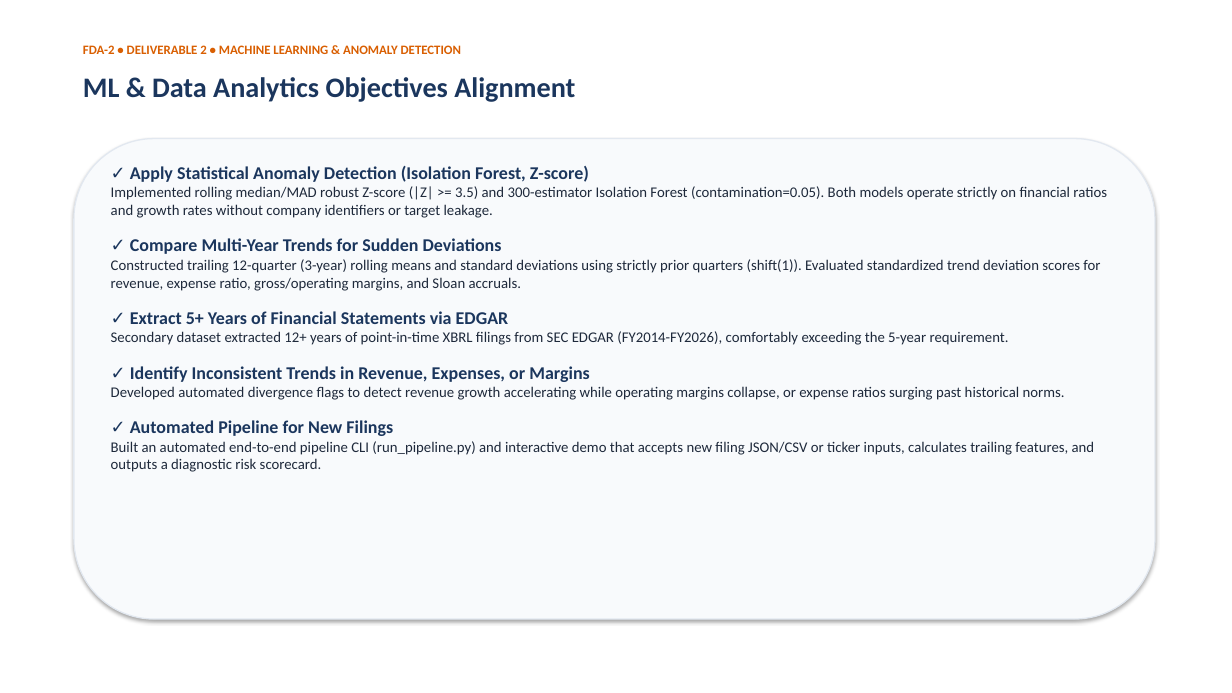
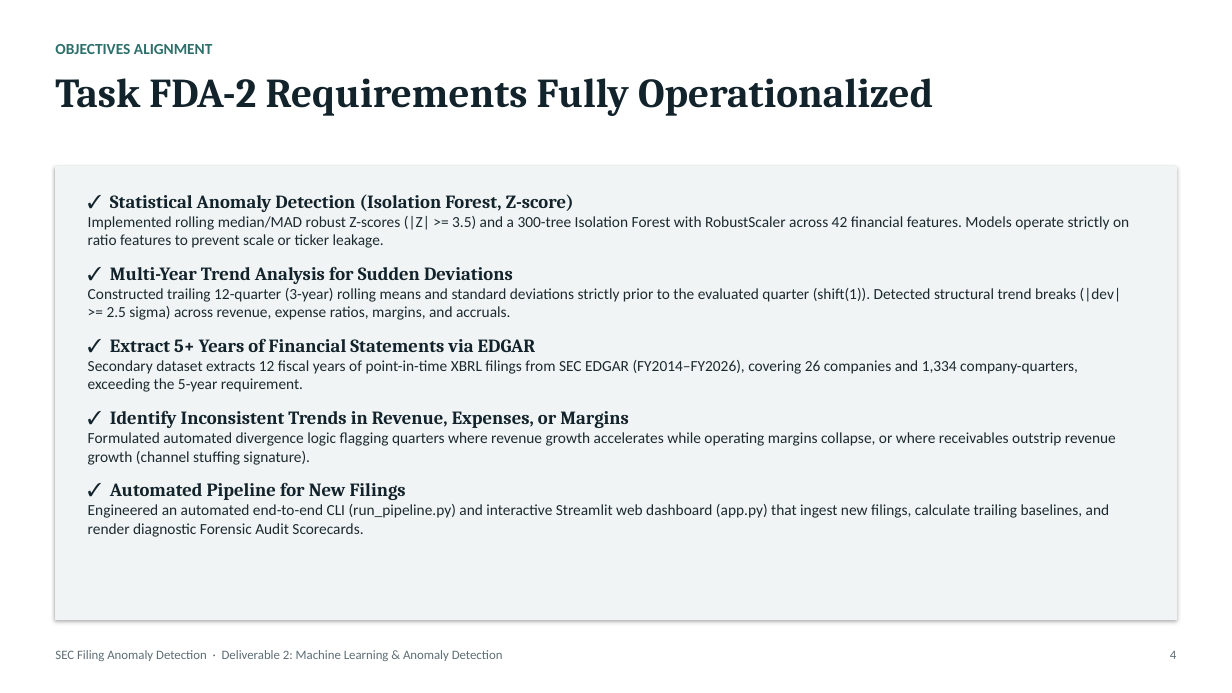
Before and after one commit to shubham-32/SEC-Filing-Anomaly-Detection, a slide deck: slide 4 of SEC_Anomaly_Detection_Deliverable2.pptx (slide 3 before the commit). Drawn at 1232x693 pixels with LibreOffice and Linux fonts; fonts in the diff are those of the drawing. Boxes give left, top, right and bottom in pixels: in the first picture for what was removed or moved away, otherwise in the second. Text is boxed around its words. In the diff, an @@ line names an element or a change of style, - is before the commit and + after.

Commit message:
Add interactive Streamlit dashboard, updated Deliverable 2 presentation styled to PPT1, and live evaluation tools

```diff
--- a/SEC_Anomaly_Detection_Deliverable2.pptx
+++ b/SEC_Anomaly_Detection_Deliverable2.pptx
@@ text at [55, 44, 213, 54]: text changed; size 22 to 12 pt; text colour #1B365D to #2E6F6A @@
-ML & Data Analytics Objectives Alignment
+OBJECTIVES ALIGNMENT
@@ text added at [55, 78, 933, 116], 32 pt, text #13232B, bold @@
+Task FDA-2 Requirements Fully Operationalized
@@ rounded rectangle removed at [74, 139, 1155, 619] @@
@@ rectangle added at [55, 166, 1177, 619], fill #F1F4F4, outline #F1F4F4 1 pt @@
@@ text at [88, 194, 1129, 320]: text changed; size 11.5 to 12 pt; text colour #1E293B to #1C2A30 @@
-✓ Apply Statistical Anomaly Detection (Isolation Forest, Z-score)
-Implemented rolling median/MAD robust Z-score (|Z| >= 3.5) and 300-estimator Isolation Forest (contamination=0.05). Both models operate strictly on financial ratios and growth rates without company identifiers or target leakage.
-✓ Compare Multi-Year Trends for Sudden Deviations
-Constructed trailing 12-quarter (3-year) rolling means and standard deviations using strictly prior quarters (shift(1)). Evaluated standardized trend deviation scores for revenue, expense ratio, gross/operating margins, and Sloan accruals.
+✓ Statistical Anomaly Detection (Isolation Forest, Z-score)
+Implemented rolling median/MAD robust Z-scores (|Z| >= 3.5) and a 300-tree Isolation Forest with RobustScaler across 42 financial features. Models operate strictly on ratio features to prevent scale or ticker leakage.
+✓ Multi-Year Trend Analysis for Sudden Deviations
+Constructed trailing 12-quarter (3-year) rolling means and standard deviations strictly prior to the evaluated quarter (shift(1)). Detected structural trend breaks (|dev| >= 2.5 sigma) across revenue, expense ratios, margins, and accruals.
@@ text "✓ Statistical Anomaly Detection (Isolation ...": place and size @@
-text "✓ Statistical Anomaly Detection (Isolation ..." at [111, 166, 1107, 472]
+text "✓ Statistical Anomaly Detection (Isolation ..." at [88, 194, 1129, 537]
@@ text at [110, 339, 629, 500]: size 14 to 14.5 pt, font Calibri to Cambria, text colour #1B365D to #13232B in "✓ Extract 5+ Years of Financial Statements ...", "✓ Identify Inconsistent Trends in Revenue, Expenses, ...", "✓ Automated Pipeline for New Filings" @@
@@ text at [88, 360, 1078, 392]: text changed; size 11.5 to 12 pt; text colour #1E293B to #1C2A30 @@
-Secondary dataset extracted 12+ years of point-in-time XBRL filings from SEC EDGAR (FY2014-FY2026), comfortably exceeding the 5-year requirement.
+Secondary dataset extracts 12 fiscal years of point-in-time XBRL filings from SEC EDGAR (FY2014–FY2026), covering 26 companies and 1,334 company-quarters, exceeding the 5-year requirement.
@@ text at [88, 432, 1116, 465]: text changed; size 11.5 to 12 pt; text colour #1E293B to #1C2A30 @@
-Developed automated divergence flags to detect revenue growth accelerating while operating margins collapse, or expense ratios surging past historical norms.
+Formulated automated divergence logic flagging quarters where revenue growth accelerates while operating margins collapse, or where receivables outstrip revenue growth (channel stuffing signature).
@@ text at [88, 504, 1110, 537]: text changed; size 11.5 to 12 pt; text colour #1E293B to #1C2A30 @@
-Built an automated end-to-end pipeline CLI (run_pipeline.py) and interactive demo that accepts new filing JSON/CSV or ticker inputs, calculates trailing features, and outputs a diagnostic risk scorecard.
+Engineered an automated end-to-end CLI (run_pipeline.py) and interactive Streamlit web dashboard (app.py) that ingest new filings, calculate trailing baselines, and render diagnostic Forensic Audit Scorecards.
@@ text at [55, 650, 503, 661]: text changed; text colour #D95F02 to #5E6E75; bold off @@
-FDA-2 • DELIVERABLE 2 • MACHINE LEARNING & ANOMALY DETECTION
+SEC Filing Anomaly Detection · Deliverable 2: Machine Learning & Anomaly Detection
@@ text added at [1170, 651, 1176, 659], 10 pt, text #5E6E75 @@
+4
```
Also in this commit, not shown: 14 slides added, 15 slides removed, 36 other files.
